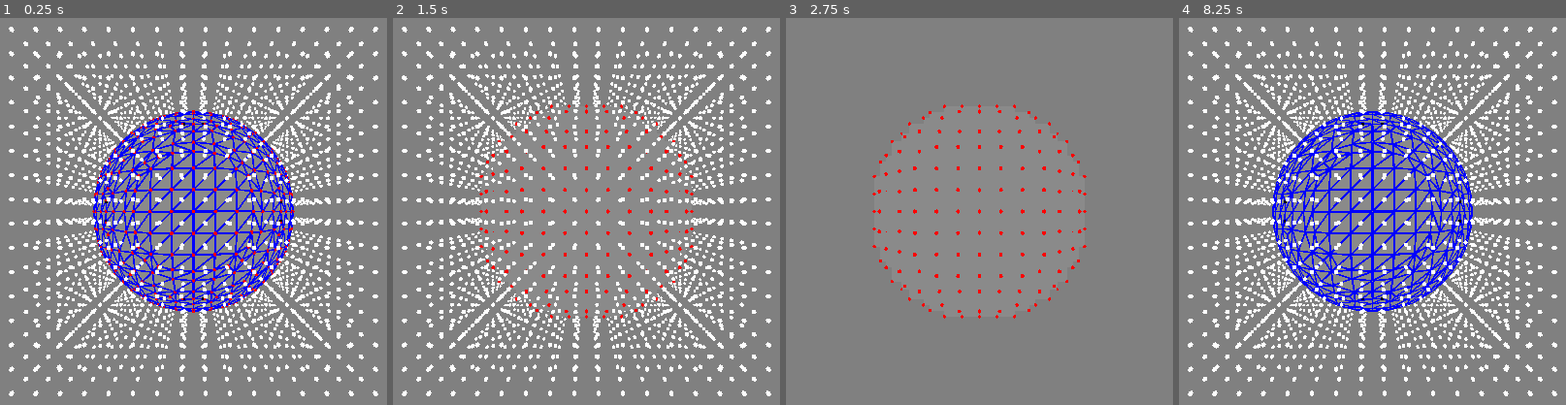
Above: before the commit, frames 1-4 (left to right).
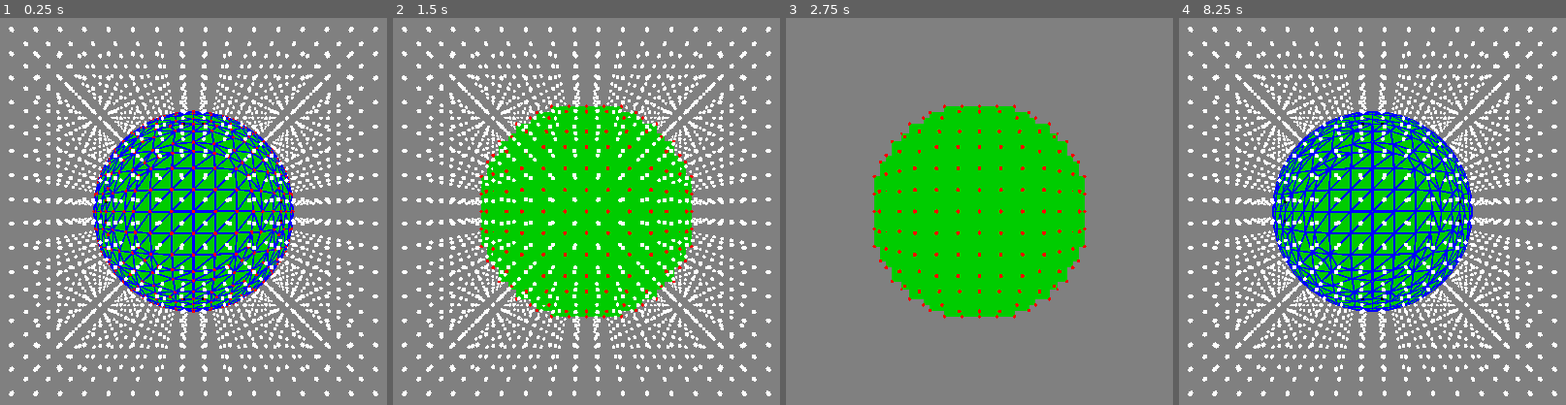
Above: after the commit, the same moments.

Repository: PierreBeur/naive-surface-nets-3d
Game: Godot game, scene res://scenes/main.tscn
Two runs of this game, one before a commit and one after it. Both use one fixed random seed, a clock stepped at 60 frames per second and the inputs below.
Inputs (mouse positions are in pixels of both pictures, inside the frame that each line leads up to):
- Up to frame 1 (0.25 s): no input
- Up to frame 2 (1.5 s): tap Enter at 0.5 s; move the mouse to (756, 188) at 0.52 s; hold 5 (toggle_interpolation) 0.53-1.28 s; click (756, 188) at 0.67 s; tap Space at 1.25 s; move the mouse to (431, 234) at 1.27 s; tap 3 (toggle_show_edges) at 1.35 s; click (431, 234) at 1.42 s
- Up to frame 3 (2.75 s): tap Enter at 2 s; move the mouse to (1056, 114) at 2.02 s; hold 1 (toggle_show_grid_points) from 2.03 s (still down); click (1056, 114) at 2.17 s
- Up to frame 4 (8.25 s): tap Space at 2.75, 4.25 s; move the mouse to (1333, 300) at 2.77 s; release 1 (toggle_show_grid_points) at 2.78 s; tap 4 (toggle_show_mesh) at 2.85 s; click (1333, 300) at 2.92 s; tap Enter at 3.5 s; move the mouse to (outside the picture) at 3.52 s; hold 2 (toggle_show_vertices) 3.53-4.28 s; click (outside the picture) at 3.67 s; move the mouse to (outside the picture) at 4.27 s; tap Mouse wheel up (zoom_in) at 4.35 s; click (outside the picture) at 4.42 s; move the mouse to (1411, 211) at 5.02 s; hold Mouse wheel down (zoom_out) 5.03-5.78 s; click (1411, 211) at 5.17 s; move the mouse to (1256, 103) at 5.77 s; tap 5 (toggle_interpolation) at 5.85 s; click (1256, 103) at 5.92 s; move the mouse to (1542, 188) at 6.52 s; hold 3 (toggle_show_edges) 6.53-7.28 s; click (1542, 188) at 6.67 s; move the mouse to (1217, 234) at 7.27 s; tap 1 (toggle_show_grid_points) at 7.35 s; click (1217, 234) at 7.42 s; move the mouse to (1449, 114) at 8.02 s; hold 4 (toggle_show_mesh) from 8.03 s (still down); click (1449, 114) at 8.17 s

The runs differ from the first frame. In frame 1, 11% of the frame differs, in the area x 24-76%, y 24-76%; in frame 2, 21%; in frame 3, 23%, in the area x 22-78%, y 22-78%; in frame 4, 11%.

Commit message:
Set mesh material

Diff:
--- a/scenes/main.tscn
+++ b/scenes/main.tscn
@@ -1,6 +1,9 @@
-[gd_scene load_steps=9 format=3 uid="uid://cbpry3pgsgbev"]
+[gd_scene load_steps=10 format=3 uid="uid://cbpry3pgsgbev"]
 
 [ext_resource type="Script" path="res://scripts/main.gd" id="1_8eop0"]
+
+[sub_resource type="StandardMaterial3D" id="StandardMaterial3D_kpi7g"]
+albedo_color = Color(0, 0.8, 0, 1)
 
 [sub_resource type="StandardMaterial3D" id="StandardMaterial3D_elsbx"]
 vertex_color_use_as_albedo = true
@@ -43,6 +46,7 @@
 [node name="Node3D" type="Node3D" parent="."]
 
 [node name="Mesh" type="MeshInstance3D" parent="Node3D"]
+material_override = SubResource("StandardMaterial3D_kpi7g")
 
 [node name="MultiMesh" type="MultiMeshInstance3D" parent="Node3D"]
 multimesh = SubResource("MultiMesh_7g2ac")
